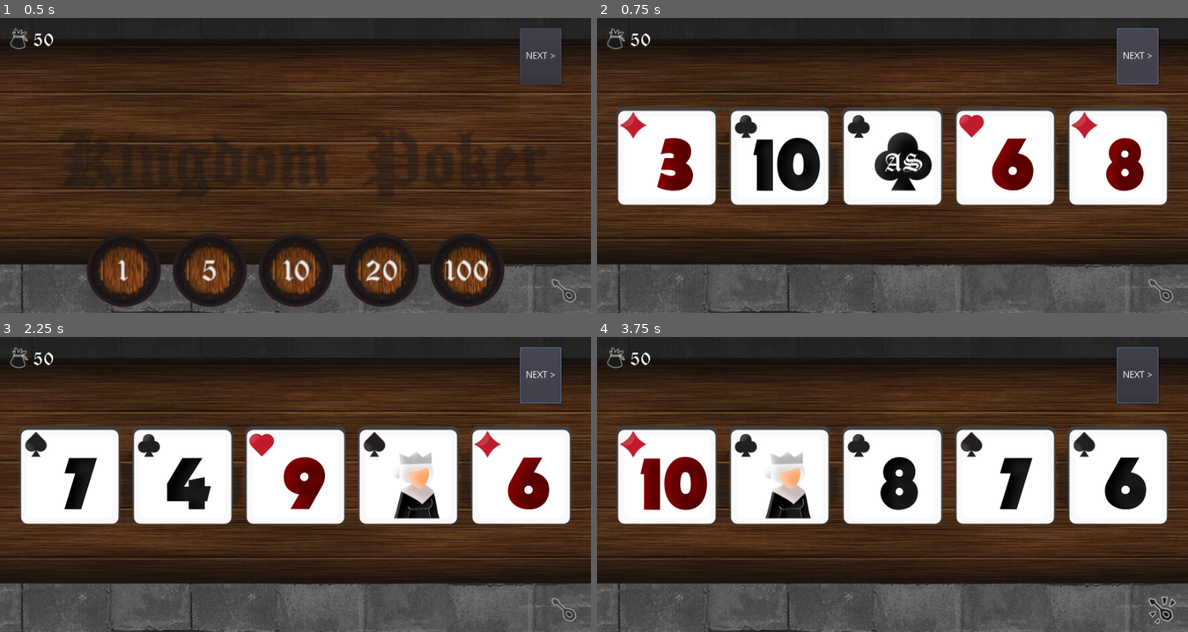
Above: before the commit, frames 1-4 (two rows, left to right).
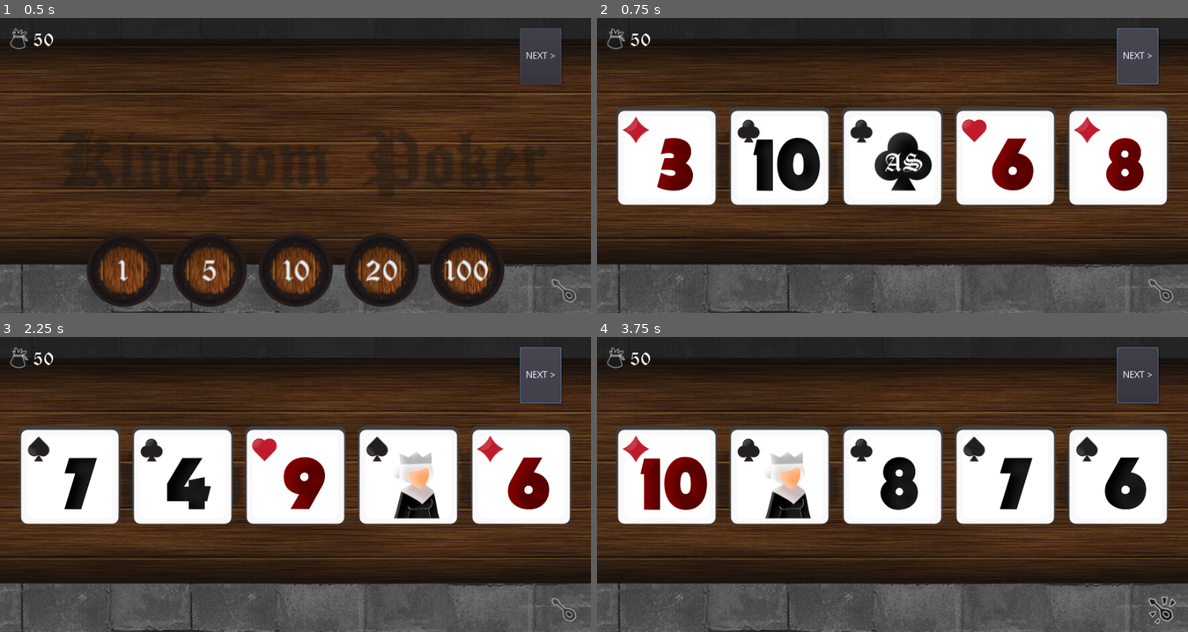
Above: after the commit, the same moments.

Repository: ubermanu/kingdom-poker
Game: Godot game, scene res://Game.tscn
Same seed, same stepped clock (60 frames per second), same inputs: the game is played once before the commit and once after it.
Inputs (mouse positions are in pixels of both pictures, inside the frame that each line leads up to):
- Up to frame 1 (0.5 s): no input
- Up to frame 2 (0.75 s): click "NEXT >" at 0.5 s
- Up to frame 3 (2.25 s): click "NEXT >" at 1.25 s; click "NEXT >" at 2 s
- Up to frame 4 (3.75 s): tap Enter at 2.75 s; drag from (1164, 608) to (951, 419) at 2.77 s; tap Space at 3.5 s; drag from (721, 587) to (1164, 608) at 3.52 s

Frame 1 is identical in both runs. In frame 2, 0.9% of the frame differs, in the area x 3-86%, y 31-43%; in frame 3, 0.9%; in frame 4, 0.9%.

Commit message:
Fix color position according

Diff:
--- a/Card.tscn
+++ b/Card.tscn
@@ -26,7 +26,6 @@
 script = ExtResource( 6 )
 
 [node name="Front" type="Node2D" parent="."]
-visible = false
 
 [node name="Background" type="Sprite" parent="Front"]
 position = Vector2( 0.250002, -0.500003 )
@@ -61,11 +60,12 @@
 hframes = 3
 
 [node name="Color" type="Sprite" parent="Front"]
-position = Vector2( -50, -48 )
+position = Vector2( -46, -41 )
 texture = ExtResource( 4 )
 hframes = 4
 
 [node name="Back" type="Node2D" parent="."]
+visible = false
 
 [node name="Background" type="Sprite" parent="Back"]
 position = Vector2( 0, -3 )
@@ -75,6 +75,7 @@
 texture = ExtResource( 2 )
 
 [node name="CollisionShape2D" type="CollisionShape2D" parent="."]
+visible = false
 shape = SubResource( 3 )
 
 [node name="FlipEffect" type="AudioStreamPlayer" parent="."]
